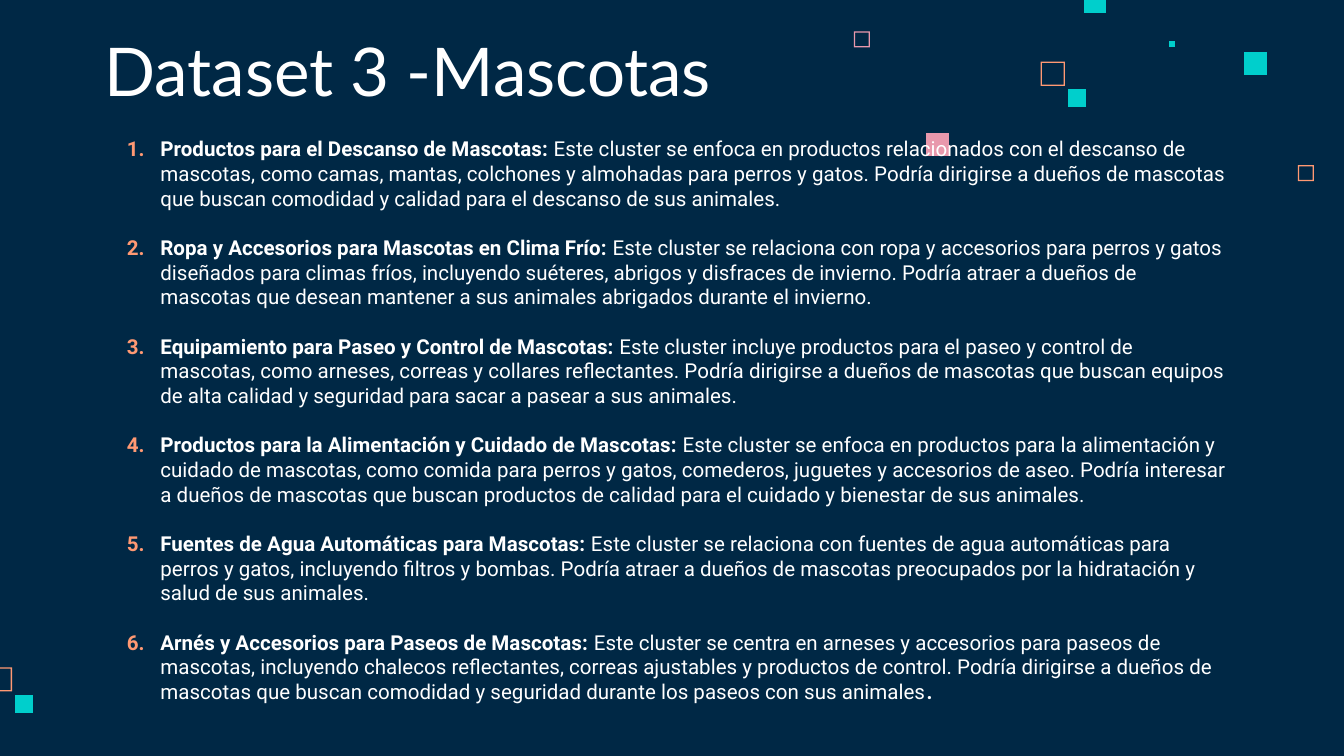
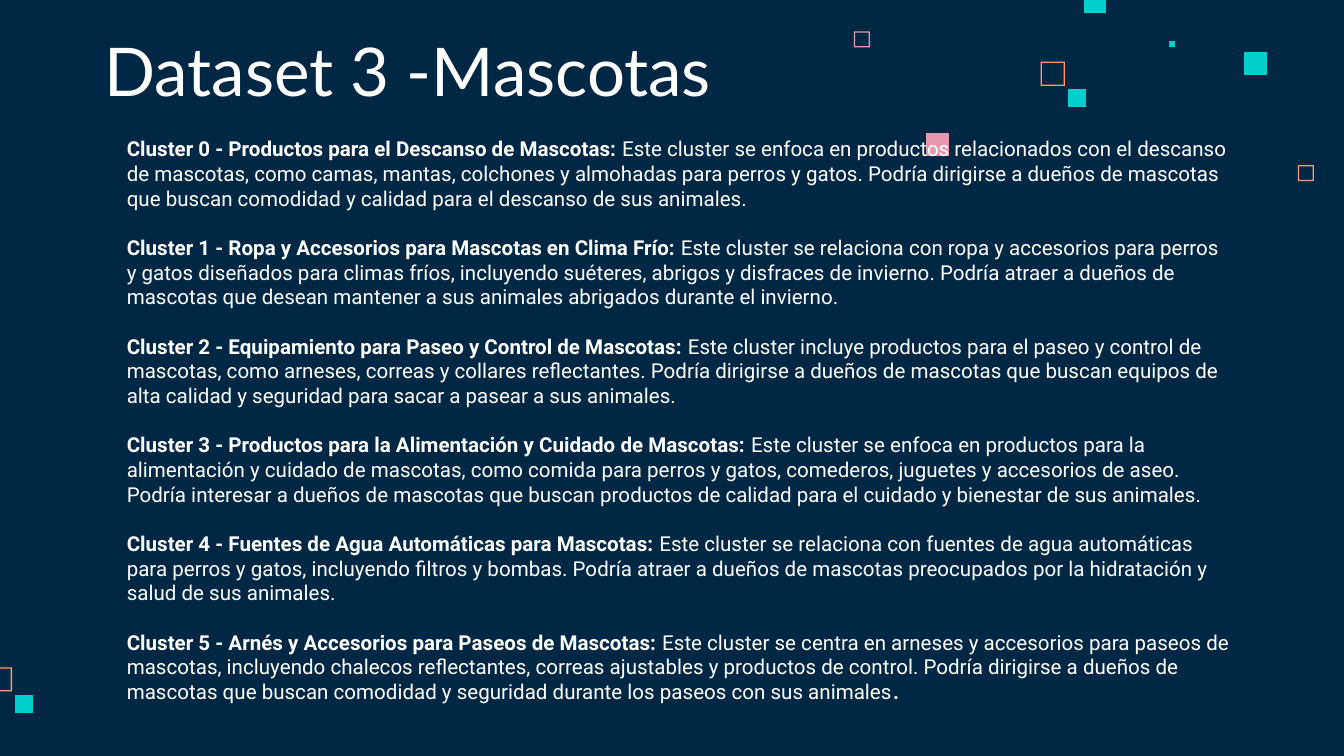
Before and after one commit to ChrissValdez/Proyecto_Integrador, a slide deck: slide 23 of Proyecto_integrador.pptx. Drawn at 1344x756 pixels with LibreOffice and Linux fonts; fonts in the diff are those of the drawing. Boxes give left, top, right and bottom in pixels: in the first picture for what was removed or moved away, otherwise in the second. Text is boxed around its words. In the diff, an @@ line names an element or a change of style, - is before the commit and + after.

```diff
--- a/Proyecto_integrador.pptx
+++ b/Proyecto_integrador.pptx
@@ text at (127, 137, 1228, 704): text changed @@
-1. Productos para el Descanso de Mascotas: Este cluster se enfoca en productos relacionados con el descanso de mascotas, como camas, mantas, colchones y almohadas para perros y gatos. Podría dirigirse a dueños de mascotas que buscan comodidad y calidad para el descanso de sus animales.
-2. Ropa y Accesorios para Mascotas en Clima Frío: Este cluster se relaciona con ropa y accesorios para perros y gatos diseñados para climas fríos, incluyendo suéteres, abrigos y disfraces de invierno. Podría atraer a dueños de mascotas que desean mantener a sus animales abrigados durante el invierno.
-3. Equipamiento para Paseo y Control de Mascotas: Este cluster incluye productos para el paseo y control de mascotas, como arneses, correas y collares reflectantes. Podría dirigirse a dueños de mascotas que buscan equipos de alta calidad y seguridad para sacar a pasear a sus animales.
-4. Productos para la Alimentación y Cuidado de Mascotas: Este cluster se enfoca en productos para la alimentación y cuidado de mascotas, como comida para perros y gatos, comederos, juguetes y accesorios de aseo. Podría interesar a dueños de mascotas que buscan productos de calidad para el cuidado y bienestar de sus animales.
-5. Fuentes de Agua Automáticas para Mascotas: Este cluster se relaciona con fuentes de agua automáticas para perros y gatos, incluyendo filtros y bombas. Podría atraer a dueños de mascotas preocupados por la hidratación y salud de sus animales.
-6. Arnés y Accesorios para Paseos de Mascotas: Este cluster se centra en arneses y accesorios para paseos de mascotas, incluyendo chalecos reflectantes, correas ajustables y productos de control. Podría dirigirse a dueños de mascotas que buscan comodidad y seguridad durante los paseos con sus animales.
+Cluster 0 - Productos para el Descanso de Mascotas: Este cluster se enfoca en productos relacionados con el descanso de mascotas, como camas, mantas, colchones y almohadas para perros y gatos. Podría dirigirse a dueños de mascotas que buscan comodidad y calidad para el descanso de sus animales.
+Cluster 1 - Ropa y Accesorios para Mascotas en Clima Frío: Este cluster se relaciona con ropa y accesorios para perros y gatos diseñados para climas fríos, incluyendo suéteres, abrigos y disfraces de invierno. Podría atraer a dueños de mascotas que desean mantener a sus animales abrigados durante el invierno.
+Cluster 2 - Equipamiento para Paseo y Control de Mascotas: Este cluster incluye productos para el paseo y control de mascotas, como arneses, correas y collares reflectantes. Podría dirigirse a dueños de mascotas que buscan equipos de alta calidad y seguridad para sacar a pasear a sus animales.
+Cluster 3 - Productos para la Alimentación y Cuidado de Mascotas: Este cluster se enfoca en productos para la alimentación y cuidado de mascotas, como comida para perros y gatos, comederos, juguetes y accesorios de aseo. Podría interesar a dueños de mascotas que buscan productos de calidad para el cuidado y bienestar de sus animales.
+Cluster 4 - Fuentes de Agua Automáticas para Mascotas: Este cluster se relaciona con fuentes de agua automáticas para perros y gatos, incluyendo filtros y bombas. Podría atraer a dueños de mascotas preocupados por la hidratación y salud de sus animales.
+Cluster 5 - Arnés y Accesorios para Paseos de Mascotas: Este cluster se centra en arneses y accesorios para paseos de mascotas, incluyendo chalecos reflectantes, correas ajustables y productos de control. Podría dirigirse a dueños de mascotas que buscan comodidad y seguridad durante los paseos con sus animales.
```
Also in this commit, not shown: 4 other slides changed.
